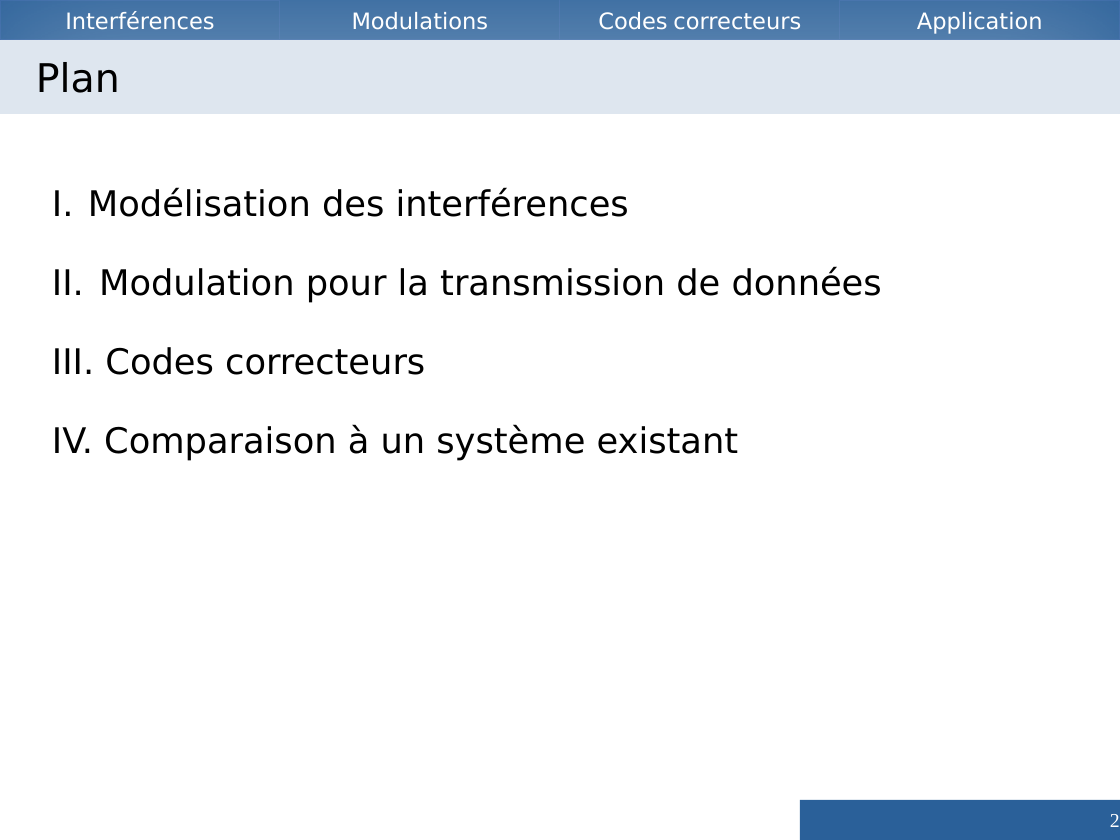
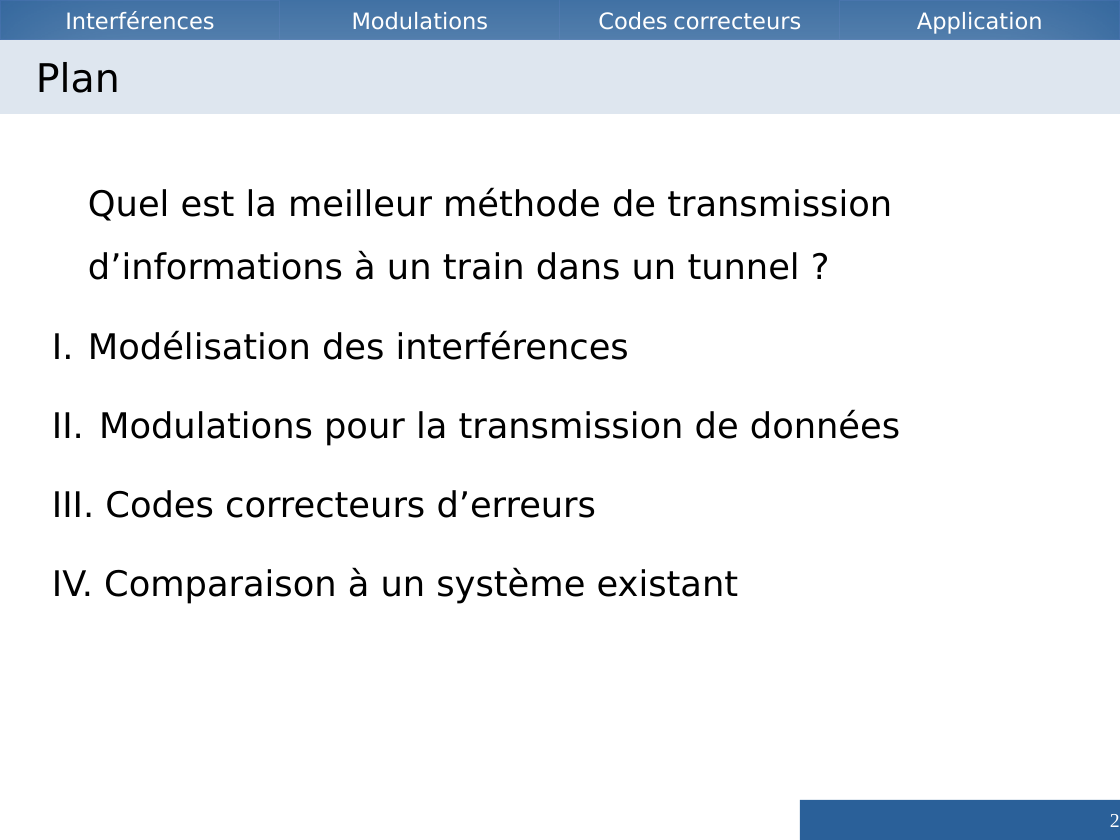
Before and after one commit to Vzrod/tipe, a slide deck: slide 2 of TIPE - Copie.odp. Drawn at 1120x840 pixels with LibreOffice and Linux fonts; fonts in the diff are those of the drawing. Boxes give left, top, right and bottom in pixels: in the first picture for what was removed or moved away, otherwise in the second. Text is boxed around its words. In the diff, an @@ line names an element or a change of style, - is before the commit and + after.

```diff
--- a/TIPE - Copie.odp
+++ b/TIPE - Copie.odp
@@ text at (x1=88, y1=188, x2=892, y2=280): paragraph added @@
+Quel est la meilleur méthode de transmission d’informations à un train dans un tunnel ?
@@ text at (x1=99, y1=409, x2=900, y2=518): text changed @@
-II. Modulation pour la transmission de données
-III. Codes correcteurs
+II. Modulations pour la transmission de données
+III. Codes correcteurs d’erreurs
```
Also in this commit, not shown: 21 other slides changed, 6 slides added, 12 slides removed, 2 other files.
